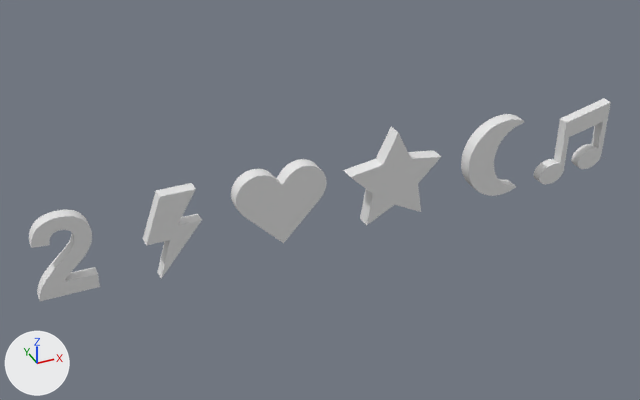
Renders of the Blender file match_game_icons.blend from each side of a commit.
Before and after are seen from a camera (50 mm lens) standing at (-2.06, -7.65, 5.4) and looking at (1.46, 0.04, 0.44). Arrows for +X, +Y and +Z are at lower left; the lights stay in place.
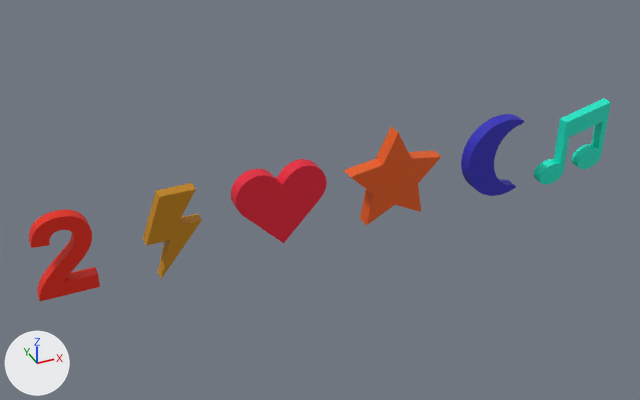
Scene script edits in JSON lines:
```json
{"op": "add", "block": "mat_material_005", "code": ["mat_material_005 = principled_material('Material.005')", "mat_material_005.base_color = (0.0, 0.8, 0.575)  # cyan #00e7c8"]}
{"op": "add", "block": "mat_material_004", "code": ["mat_material_004 = principled_material('Material.004')", "mat_material_004.base_color = (0.0251, 0.019, 0.482)  # blue #2c26b8"]}
{"op": "add", "block": "mat_material_003", "code": ["mat_material_003 = principled_material('Material.003')", "mat_material_003.base_color = (0.8, 0.105, 0.00653)  # orange #e75b13"]}
{"op": "add", "block": "mat_material_002", "code": ["mat_material_002 = principled_material('Material.002')", "mat_material_002.base_color = (0.8, 0.00907, 0.0361)  # red #e71835"]}
{"op": "add", "block": "mat_material", "code": ["mat_material = principled_material('Material')", "mat_material.base_color = (0.8, 0.0173, 0.00275)  # red #e72409"]}
{"op": "add", "block": "mat_material_001", "code": ["mat_material_001 = principled_material('Material.001')", "mat_material_001.base_color = (0.533, 0.227, 0.0)  # orange #c18300"]}
{"block": "me_cucurve_001", "where": "me_cucurve_001.from_pydata(...)  # 14 vertices, 17 faces; spans x -0.296..0.311, y -0.072..0.072, z -0.585..0.401"}
{"op": "add", "block": "me_cucurve_001", "code": "me_cucurve_001.materials.append(mat_material_001)  # orange #c18300"}
{"block": "me_cutext", "where": "me_cutext.from_pydata(...)  # 416 vertices, 620 faces; spans x -0.334..0.268, y -0.07..0.07, z -0.546..0.354"}
{"op": "add", "block": "me_cutext", "code": "me_cutext.materials.append(mat_material)  # red #e72409"}
{"block": "me_cucurve_002", "where": "me_cucurve_002.from_pydata(...)  # 126 vertices, 185 faces; spans x -0.527..0.514, y -0.117..0.117, z -0.749..0.156"}
{"op": "add", "block": "me_cucurve_002", "code": "me_cucurve_002.materials.append(mat_material_002)  # red #e71835"}
{"block": "me_cucurve_003", "where": "me_cucurve_003.from_pydata(...)  # 20 vertices, 26 faces; spans x -0.582..0.582, y -0.129..0.129, z -0.495..0.612"}
{"op": "add", "block": "me_cucurve_003", "code": "me_cucurve_003.materials.append(mat_material_003)  # orange #e75b13"}
{"block": "me_cucurve_004", "where": "me_cucurve_004.from_pydata(...)  # 120 vertices, 176 faces; spans x -0.489..0.23, y -0.099..0.099, z -0.497..0.497"}
{"op": "add", "block": "me_cucurve_004", "code": "me_cucurve_004.materials.append(mat_material_004)  # blue #2c26b8"}
{"block": "me_cucurve_005", "where": "me_cucurve_005.from_pydata(...)  # 252 vertices, 374 faces; spans x -0.488..0.43, y -0.141..0.052, z -0.203..0.753"}
{"op": "add", "block": "me_cucurve_005", "code": "me_cucurve_005.materials.append(mat_material_005)  # cyan #00e7c8"}
```

Changed parts and their boxes (x1, y1, x2, y2) in the pictures (640 x 400 px):
```json
{"object": "Curve", "change": "recoloured", "before": [231, 159, 327, 243], "after": [231, 159, 327, 243], "on screen": "grey to red"}
{"object": "Curve.002", "change": "recoloured", "before": [344, 127, 441, 226], "after": [344, 127, 441, 226]}
{"object": "Text", "change": "recoloured", "before": [29, 210, 100, 301], "after": [29, 210, 100, 301], "on screen": "grey to red"}
{"object": "Curve.001", "change": "recoloured", "before": [143, 183, 202, 279], "after": [143, 183, 202, 279]}
{"object": "Curve.004", "change": "recoloured", "before": [533, 99, 611, 185], "after": [533, 99, 611, 185], "on screen": "grey to cyan"}
{"object": "Curve.003", "change": "recoloured", "before": [461, 114, 524, 196], "after": [461, 114, 524, 196], "on screen": "grey to blue"}
```
